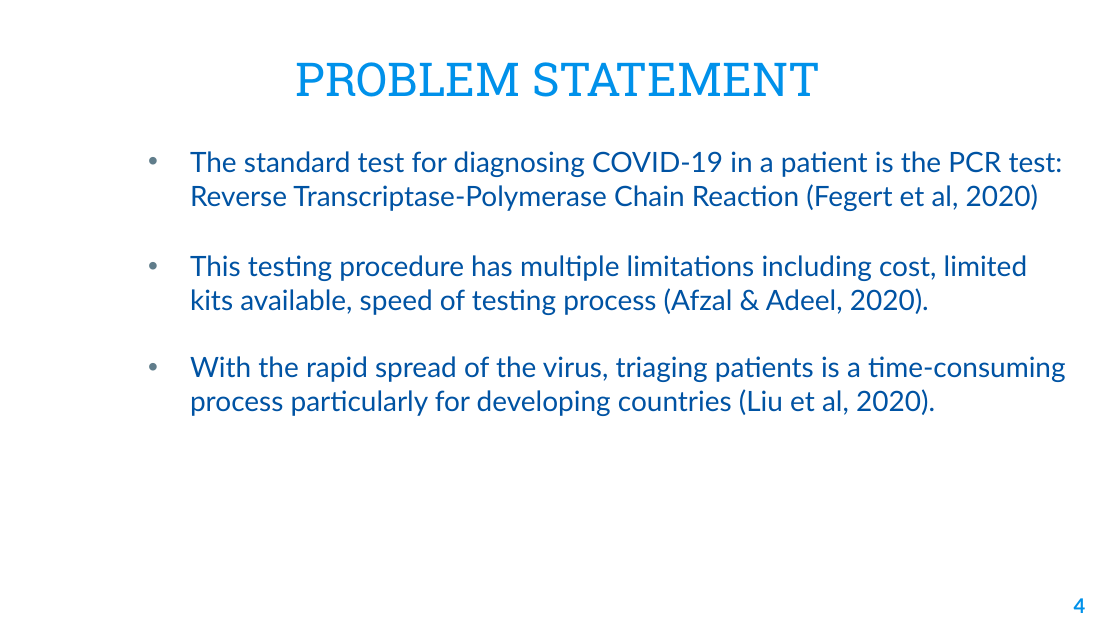
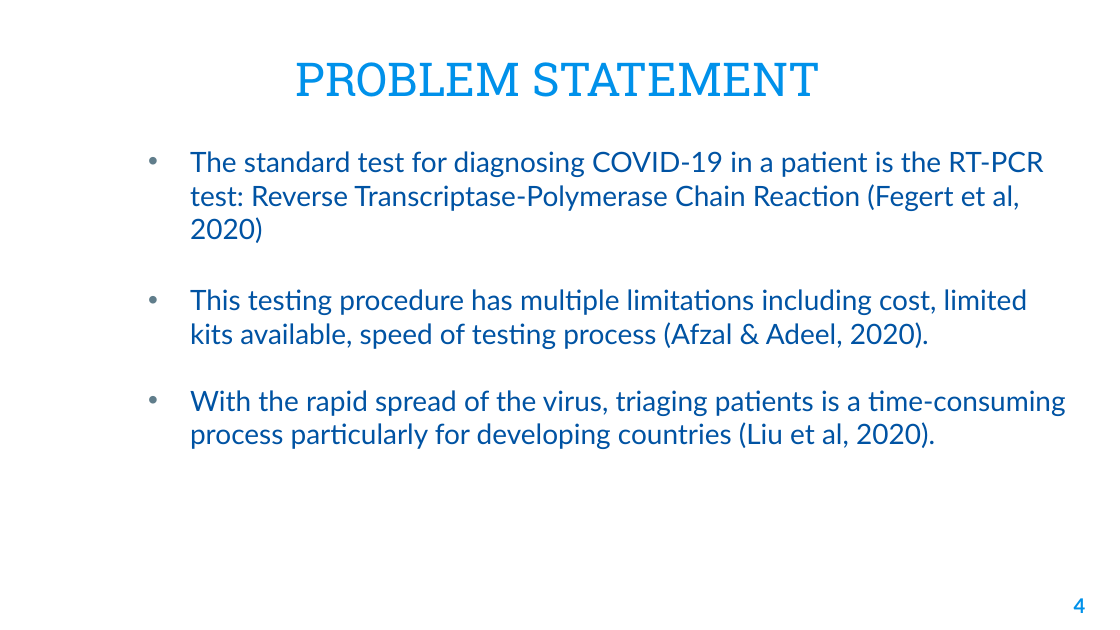
Before and after one commit to theajstars/projex, a slide deck: slide 4 of Ajiboye Oluwaferanmi Post Data.pptx. Drawn at 1120x630 pixels with LibreOffice and Linux fonts; fonts in the diff are those of the drawing; background and template pictures are left out. Boxes give left, top, right and bottom in pixels: in the first picture for what was removed or moved away, otherwise in the second. Text is boxed around its words. In the diff, an @@ line names an element or a change of style, - is before the commit and + after.

```diff
--- a/Ajiboye Oluwaferanmi Post Data.pptx
+++ b/Ajiboye Oluwaferanmi Post Data.pptx
@@ subtitle at (x1=190, y1=151, x2=1043, y2=243): text changed @@
-• The standard test for diagnosing COVID-19 in a patient is the PCR test: Reverse Transcriptase-Polymerase Chain Reaction (Fegert et al, 2020)
+• The standard test for diagnosing COVID-19 in a patient is the RT-PCR test: Reverse Transcriptase-Polymerase Chain Reaction (Fegert et al, 2020)
```
Also in this commit, not shown: 6 other slides changed, 1 slide added, 1 other file.
